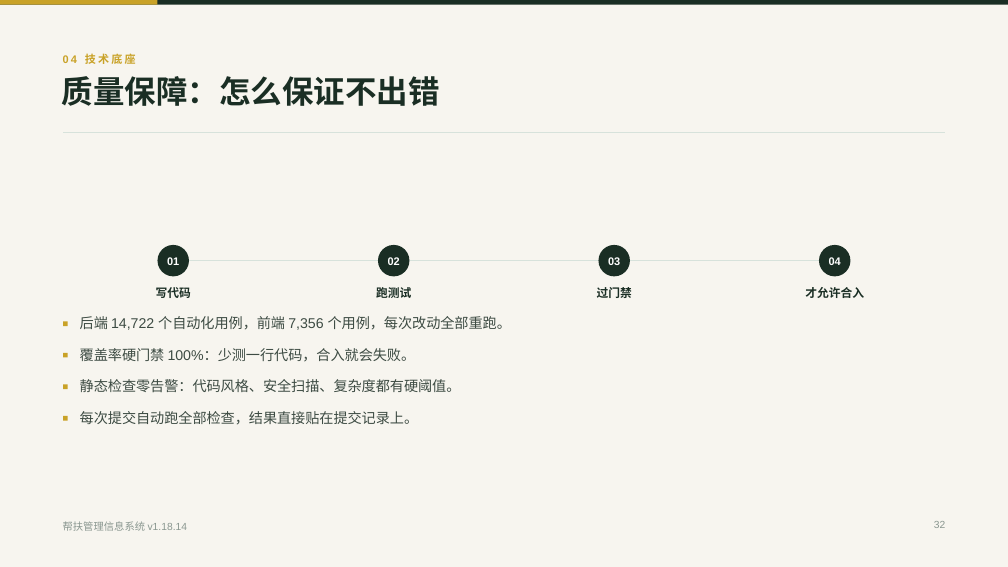
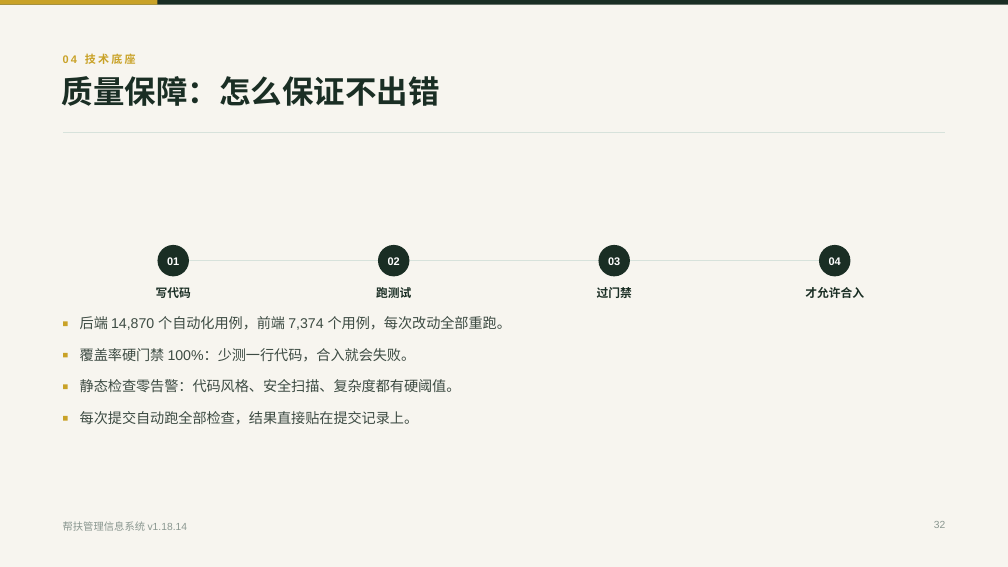
Before and after one commit to lzh745200/MRRS, a slide deck: slide 32 of docs/帮扶管理信息系统介绍-零基础版.pptx. Drawn at 1008x567 pixels with LibreOffice and Linux fonts; fonts in the diff are those of the drawing. Boxes give left, top, right and bottom in pixels: in the first picture for what was removed or moved away, otherwise in the second. Text is boxed around its words. In the diff, an @@ line names an element or a change of style, - is before the commit and + after.

```diff
--- a/docs/帮扶管理信息系统介绍-零基础版.pptx
+++ b/docs/帮扶管理信息系统介绍-零基础版.pptx
@@ text at box(80, 316, 511, 330): text changed @@
-后端 14,722 个自动化用例，前端 7,356 个用例，每次改动全部重跑。
+后端 14,870 个自动化用例，前端 7,374 个用例，每次改动全部重跑。
```
Also in this commit, not shown: 3 other slides changed, 5 other files.
